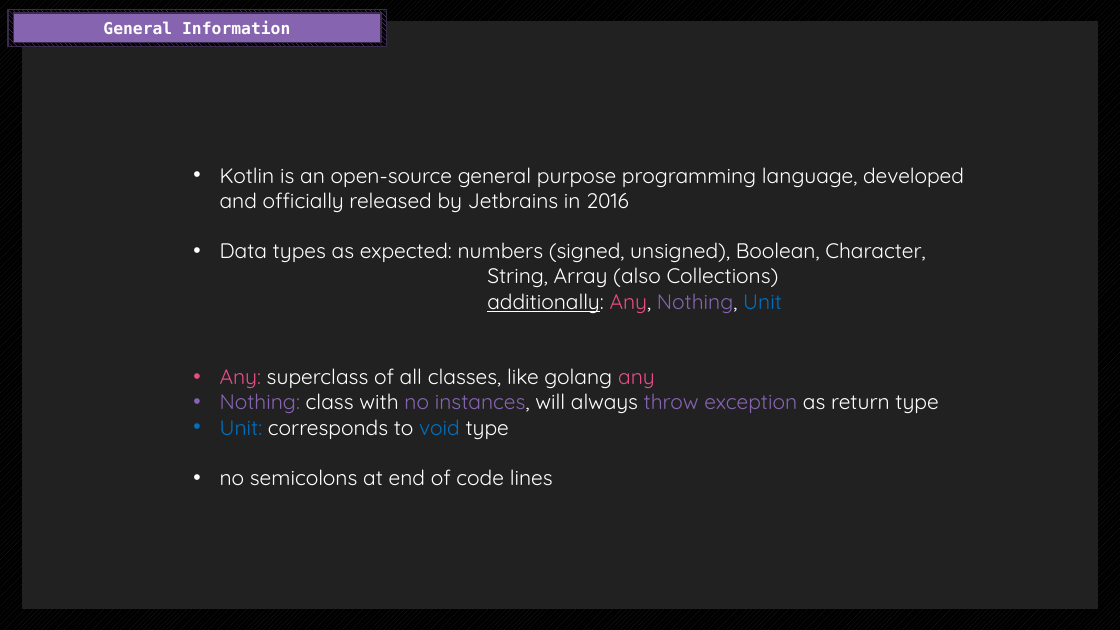
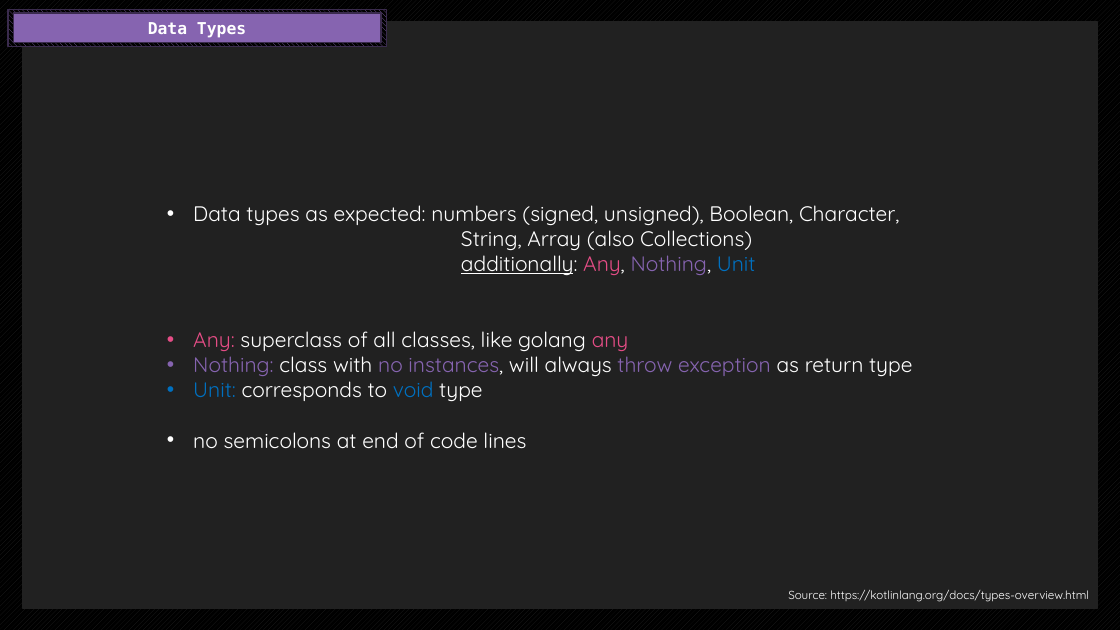
Before and after one commit to endorivium/informational-mastery, a slide deck: slide 3 of KP/Blitzlicht_Kotlin.pptx (slide 2 before the commit). Drawn at 1120x630 pixels with LibreOffice and Linux fonts; fonts in the diff are those of the drawing. Boxes give left, top, right and bottom in pixels: in the first picture for what was removed or moved away, otherwise in the second. Text is boxed around its words. In the diff, an @@ line names an element or a change of style, - is before the commit and + after.

Commit message:
kp

```diff
--- a/KP/Blitzlicht_Kotlin.pptx
+++ b/KP/Blitzlicht_Kotlin.pptx
@@ text in rectangle at (x1=148, y1=22, x2=246, y2=38): text changed @@
-General Information
+Data Types
@@ text at (x1=220, y1=167, x2=964, y2=212): paragraph removed @@
-• Kotlin is an open-source general purpose programming language, developed and officially released by Jetbrains in 2016
@@ text "Data types as expected: numbers ..." moved from (x1=220, y1=167, x2=964, y2=485) to (x1=193, y1=205, x2=912, y2=448) @@
@@ text added at (x1=788, y1=590, x2=1089, y2=602), 10 pt, text #FFFFFF @@
+Source: https://kotlinlang.org/docs/types-overview.html
```
Also in this commit, not shown: 5 other slides changed, 1 slide added.
